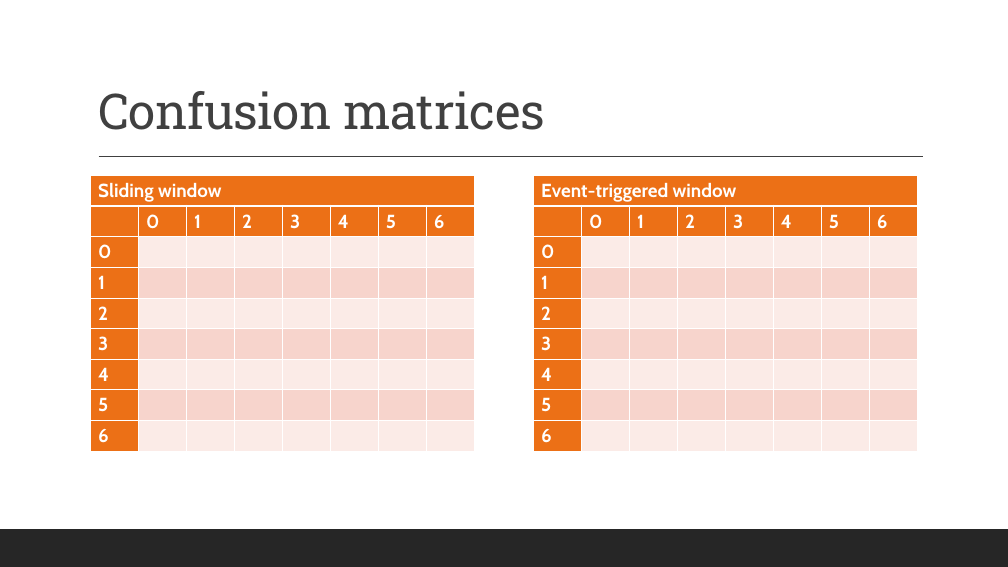
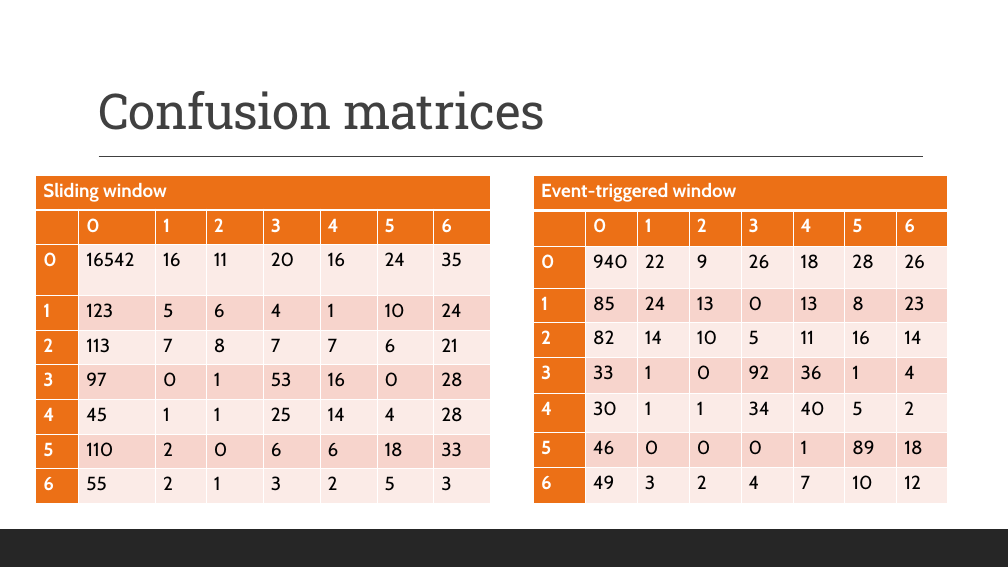
Before and after one commit to evyatar-bur/Continuous_Monitoring_project1, a slide deck: slide 6 of Week 7 presentation template.pptx. Drawn at 1008x567 pixels with LibreOffice and Linux fonts; fonts in the diff are those of the drawing. Boxes give left, top, right and bottom in pixels: in the first picture for what was removed or moved away, otherwise in the second. Text is boxed around its words. In the diff, an @@ line names an element or a change of style, - is before the commit and + after.

```diff
--- a/Week 7 presentation template.pptx
+++ b/Week 7 presentation template.pptx
@@ table at bbox=[36, 175, 490, 504] @@
-row 3: 0 |  |  |  |  |  |  | 
+row 3: 0 | 16542 | 16 | 11 | 20 | 16 | 24 | 35
-row 4: 1 |  |  |  |  |  |  | 
+row 4: 1 | 123 | 5 | 6 | 4 | 1 | 10 | 24
-row 5: 2 |  |  |  |  |  |  | 
+row 5: 2 | 113 | 7 | 8 | 7 | 7 | 6 | 21
-row 6: 3 |  |  |  |  |  |  | 
+row 6: 3 | 97 | 0 | 1 | 53 | 16 | 0 | 28
-row 7: 4 |  |  |  |  |  |  | 
+row 7: 4 | 45 | 1 | 1 | 25 | 14 | 4 | 28
-row 8: 5 |  |  |  |  |  |  | 
+row 8: 5 | 110 | 2 | 0 | 6 | 6 | 18 | 33
-row 9: 6 |  |  |  |  |  |  | 
+row 9: 6 | 55 | 2 | 1 | 3 | 2 | 5 | 3
@@ table: place and size @@
-table at bbox=[91, 175, 472, 451]
+table at bbox=[36, 175, 490, 504]
@@ table at bbox=[534, 175, 950, 504] @@
-row 3: 0 |  |  |  |  |  |  | 
+row 3: 0 | 940 | 22 | 9 | 26 | 18 | 28 | 26
-row 4: 1 |  |  |  |  |  |  | 
+row 4: 1 | 85 | 24 | 13 | 0 | 13 | 8 | 23
-row 5: 2 |  |  |  |  |  |  | 
+row 5: 2 | 82 | 14 | 10 | 5 | 11 | 16 | 14
-row 6: 3 |  |  |  |  |  |  | 
+row 6: 3 | 33 | 1 | 0 | 92 | 36 | 1 | 4
-row 7: 4 |  |  |  |  |  |  | 
+row 7: 4 | 30 | 1 | 1 | 34 | 40 | 5 | 2
-row 8: 5 |  |  |  |  |  |  | 
+row 8: 5 | 46 | 0 | 0 | 0 | 1 | 89 | 18
-row 9: 6 |  |  |  |  |  |  | 
+row 9: 6 | 49 | 3 | 2 | 4 | 7 | 10 | 12
@@ table: place and size @@
-table at bbox=[534, 175, 915, 451]
+table at bbox=[534, 175, 950, 504]
```
Also in this commit, not shown: 3 other slides changed, 1 slide added, 1 slide removed, 2 other files.
